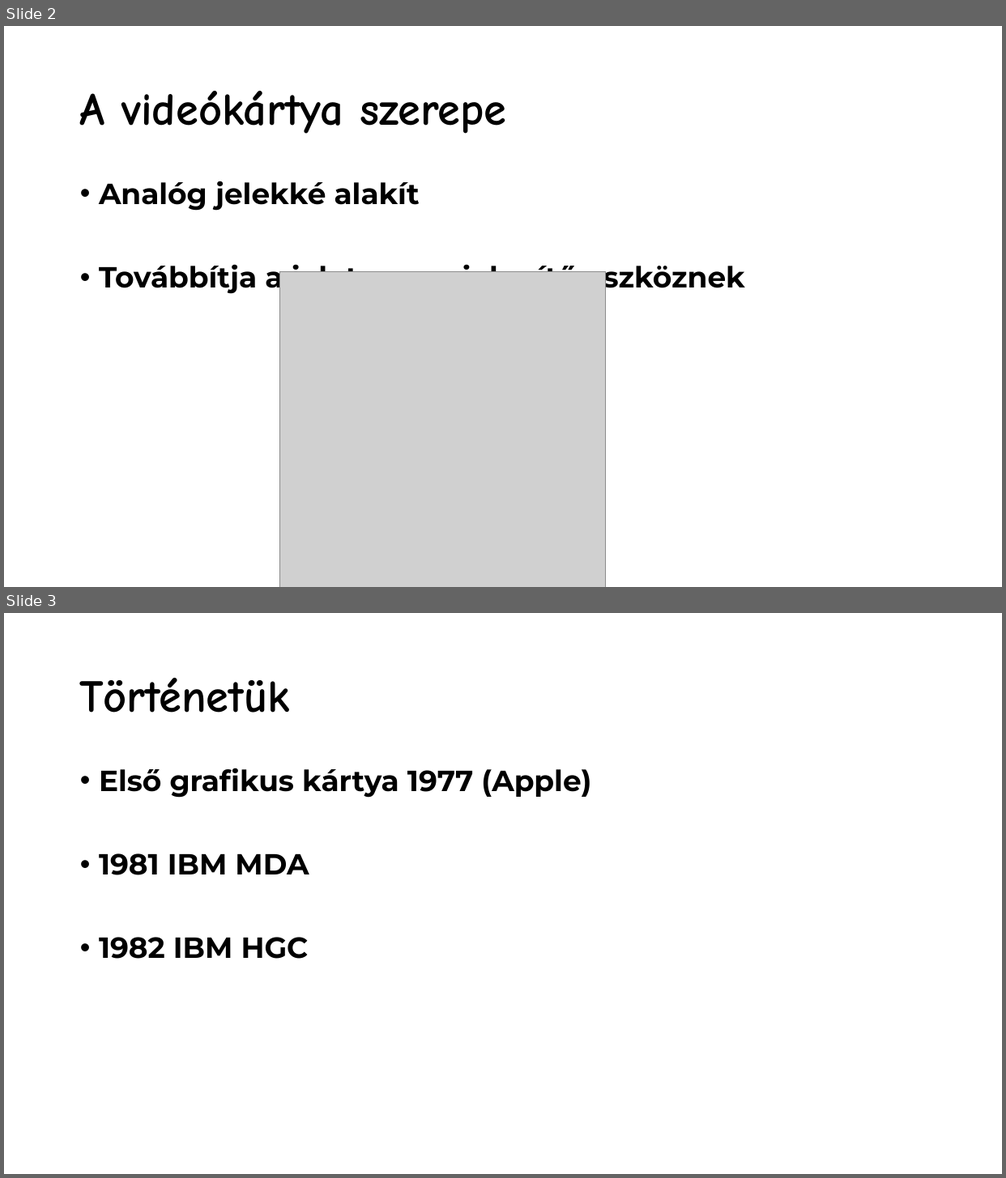
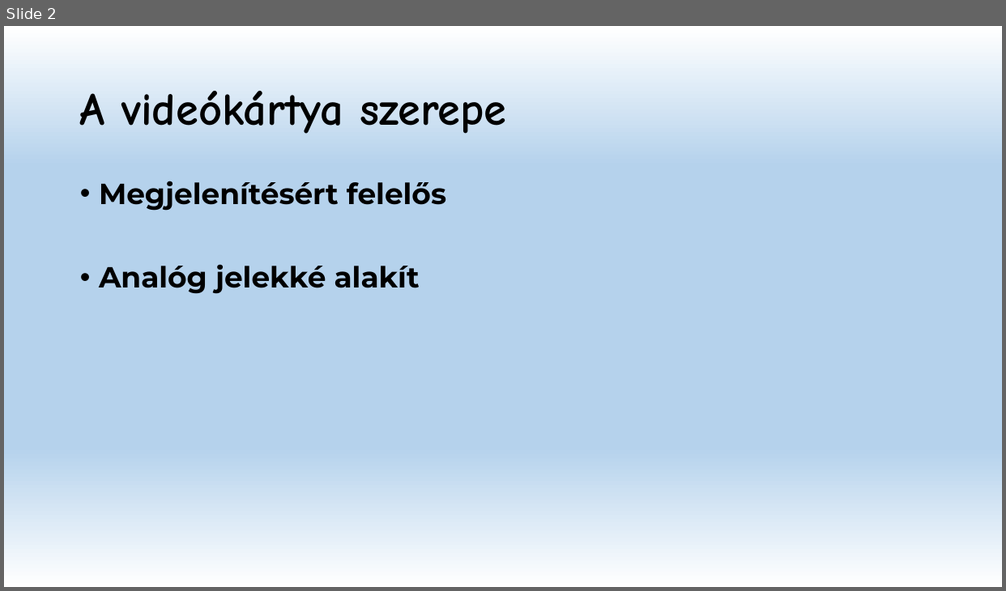
Before and after one commit to Sauher/SchauerRepo, a slide deck: Videókártya.pptx. Shown one above the other, each under a label of ours: slides 2 and 3 before the commit, slide 2 after it. The pictures are 1006x1178 and 1006x591 pixels, drawn with LibreOffice and Linux fonts; fonts in the diff are those of the drawing; grey boxes stand for pictures; background and template pictures are left out. Boxes give left, top, right and bottom in pixels: in the first picture for what was removed or moved away, otherwise in the second. Text is boxed around its words. In the diff, an @@ line names an element or a change of style, - is before the commit and + after.

```diff
--- a/Videókártya.pptx
+++ b/Videókártya.pptx
@@ slide 3 removed at (x1=4, y1=613, x2=1002, y2=1174), background picture (left out) @@
@@ title removed at (x1=80, y1=678, x2=290, y2=713) @@
-Történetük
@@ text removed at (x1=99, y1=768, x2=591, y2=959) @@
-• Első grafikus kártya 1977 (Apple)
-• 1981 IBM MDA
-• 1982 IBM HGC
@@ slide 2 changed as well @@
@@ background picture (left out) to gradient #FFFFFF to #B5D2EC @@
@@ text at (x1=99, y1=181, x2=446, y2=211): paragraph added @@
+• Megjelenítésért felelős
@@ text at (x1=99, y1=260, x2=745, y2=296): paragraph removed @@
-• Továbbítja a jelet a megjelenítő eszköznek
@@ picture removed at (x1=280, y1=272, x2=606, y2=587) @@
```
Also in this commit, not shown: 2 other slides changed, 5 slides added, 3 other slides removed.
